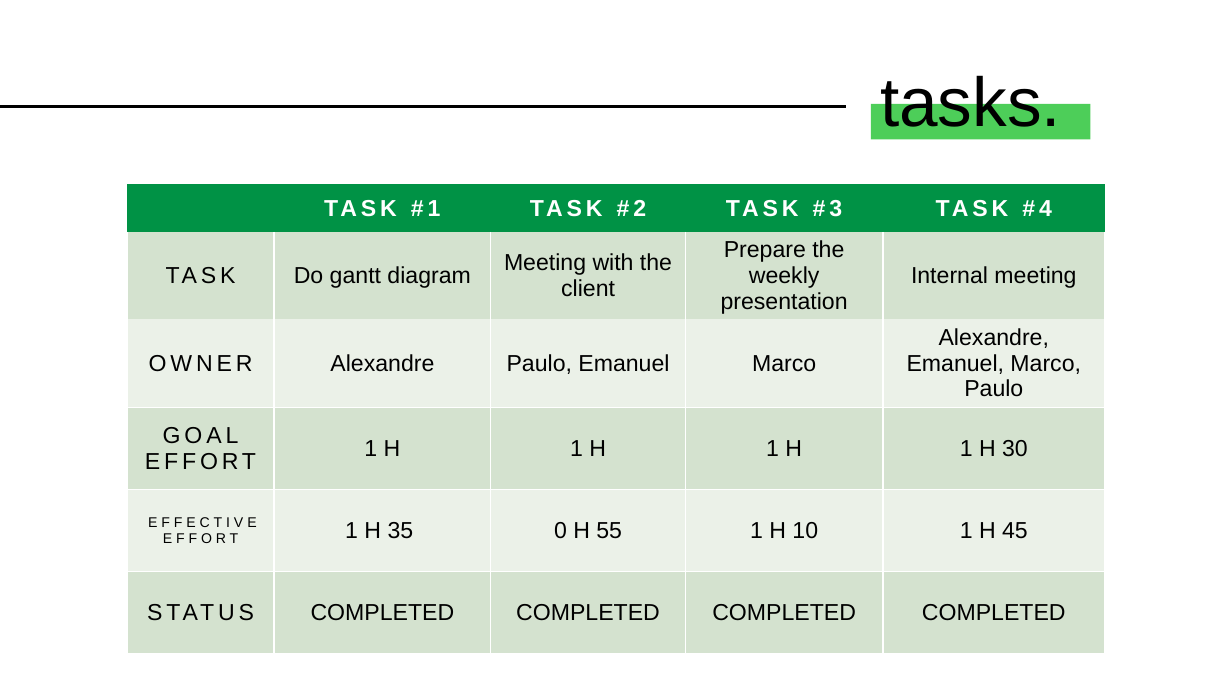
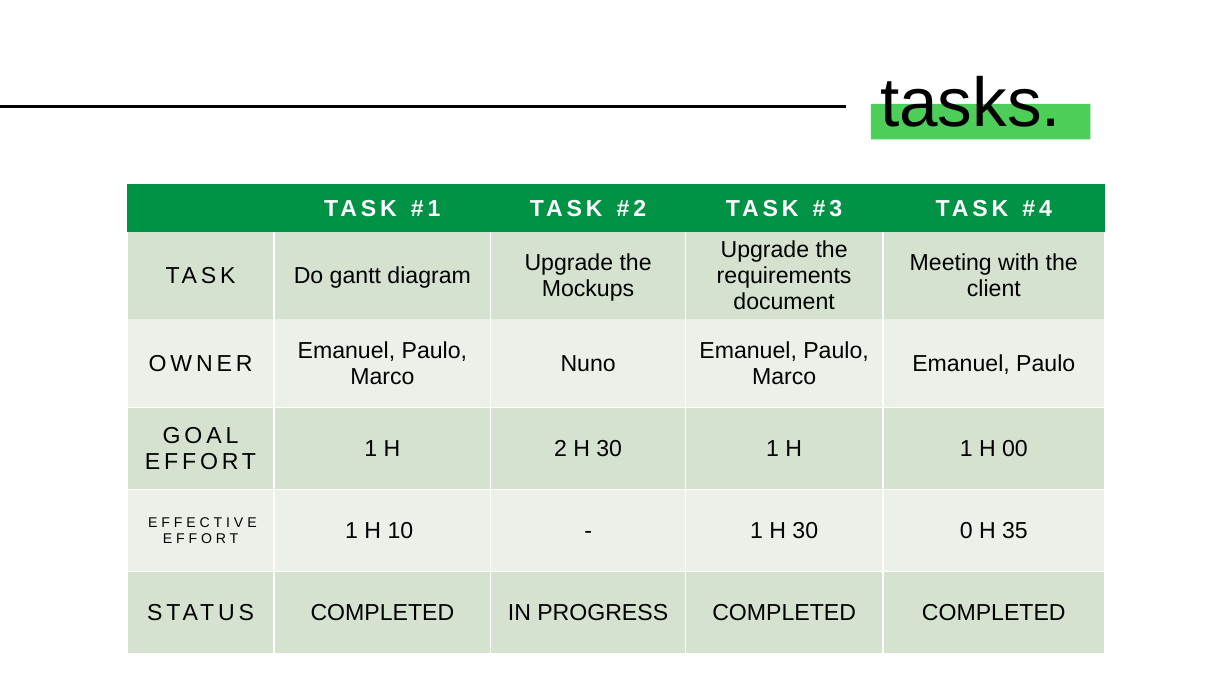
Before and after one commit to carladrim/carladrim.github.io, a slide deck: slide 4 of Sprint 1-Requisitos/Apresentações semanais/Requisitos.pptx. Drawn at 1232x693 pixels with LibreOffice and Linux fonts; fonts in the diff are those of the drawing. Boxes give left, top, right and bottom in pixels: in the first picture for what was removed or moved away, otherwise in the second. Text is boxed around its words. In the diff, an @@ line names an element or a change of style, - is before the commit and + after.

```diff
--- a/Sprint 1-Requisitos/Apresentações semanais/Requisitos.pptx
+++ b/Sprint 1-Requisitos/Apresentações semanais/Requisitos.pptx
@@ table at (x1=128, y1=185, x2=1105, y2=660) @@
-row 2: TASK | Do gantt diagram | Meeting with the client | Prepare the weekly presentation | Internal meeting
+row 2: TASK | Do gantt diagram | Upgrade the Mockups | Upgrade the requirements document | Meeting with the client
-row 3: OWNER | Alexandre | Paulo, Emanuel | Marco | Alexandre, Emanuel, Marco, Paulo
+row 3: OWNER | Emanuel, Paulo, Marco | Nuno | Emanuel, Paulo, Marco | Emanuel, Paulo
-row 4, column 3: 1 H
+row 4, column 3: 2 H 30
-row 4, column 5: 1 H 30
+row 4, column 5: 1 H 00
-row 5: EFFECTIVE EFFORT | 1 H 35 | 0 H 55 | 1 H 10 | 1 H 45
+row 5: EFFECTIVE EFFORT | 1 H 10 | - | 1 H 30 | 0 H 35
-row 6, column 3: COMPLETED
+row 6, column 3: IN PROGRESS
```
Also in this commit, not shown: 4 other slides changed, 1 slide removed.
